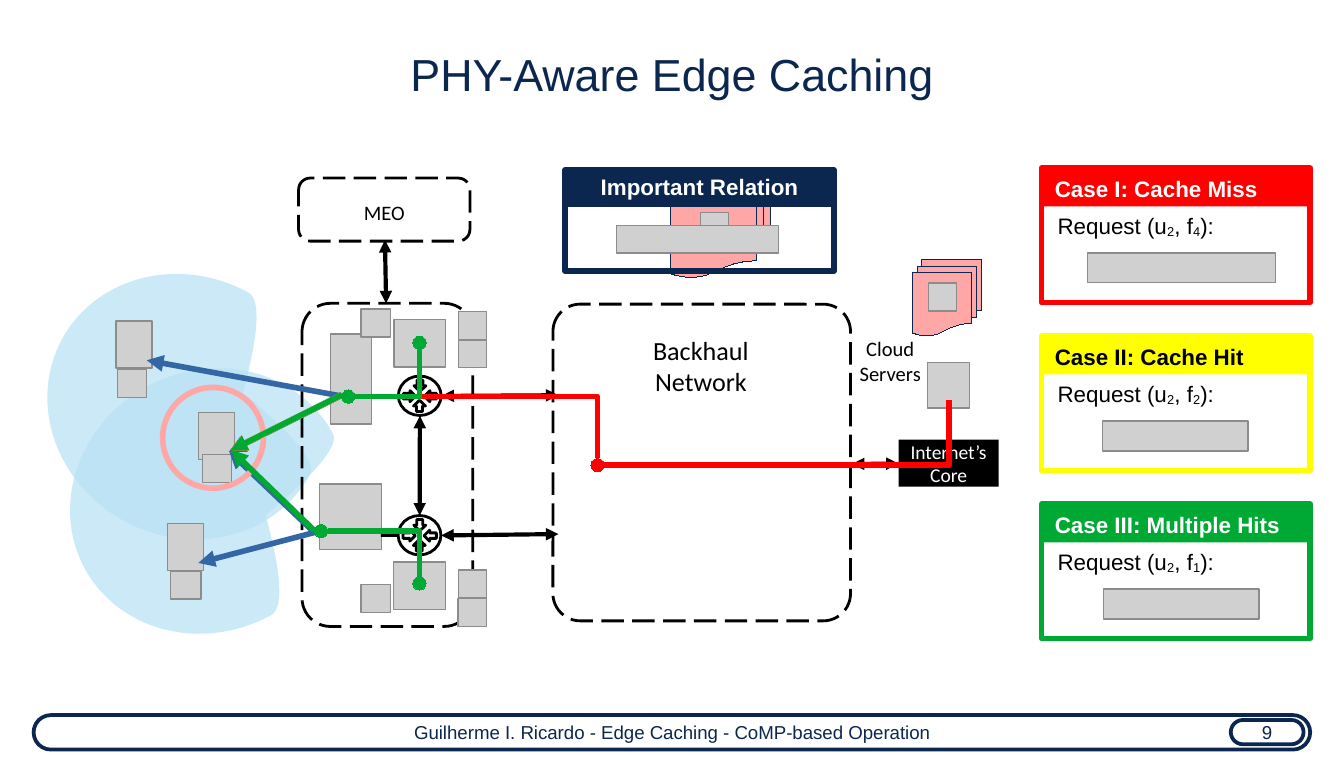
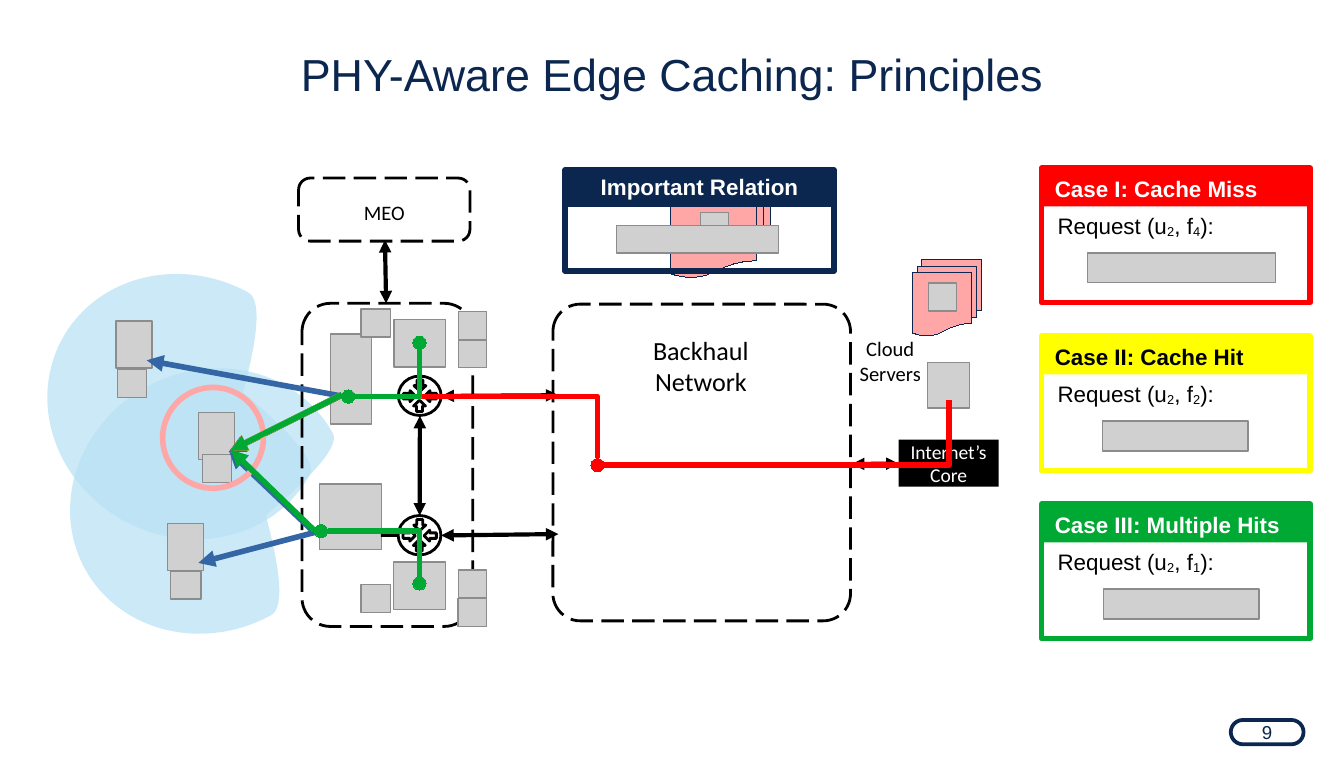
Before and after one commit to guilhermeir/mcf, a slide deck: slide 10 of ensea_background.odp. Drawn at 1344x757 pixels with LibreOffice and Linux fonts; fonts in the diff are those of the drawing; grey boxes stand for pictures. Boxes give left, top, right and bottom in pixels: in the first picture for what was removed or moved away, otherwise in the second. Text is boxed around its words. In the diff, an @@ line names an element or a change of style, - is before the commit and + after.

```diff
--- a/ensea_background.odp
+++ b/ensea_background.odp
@@ title at [301,58,1043,100]: text changed @@
-PHY-Aware Edge Caching
+PHY-Aware Edge Caching: Principles
@@ rounded rectangle removed at [34,715,1310,750] @@
-Guilherme I. Ricardo - Edge Caching - CoMP-based Operation
```
Also in this commit, not shown: 17 other slides changed, 1 slide added, 4 slides removed, 5 other files.
